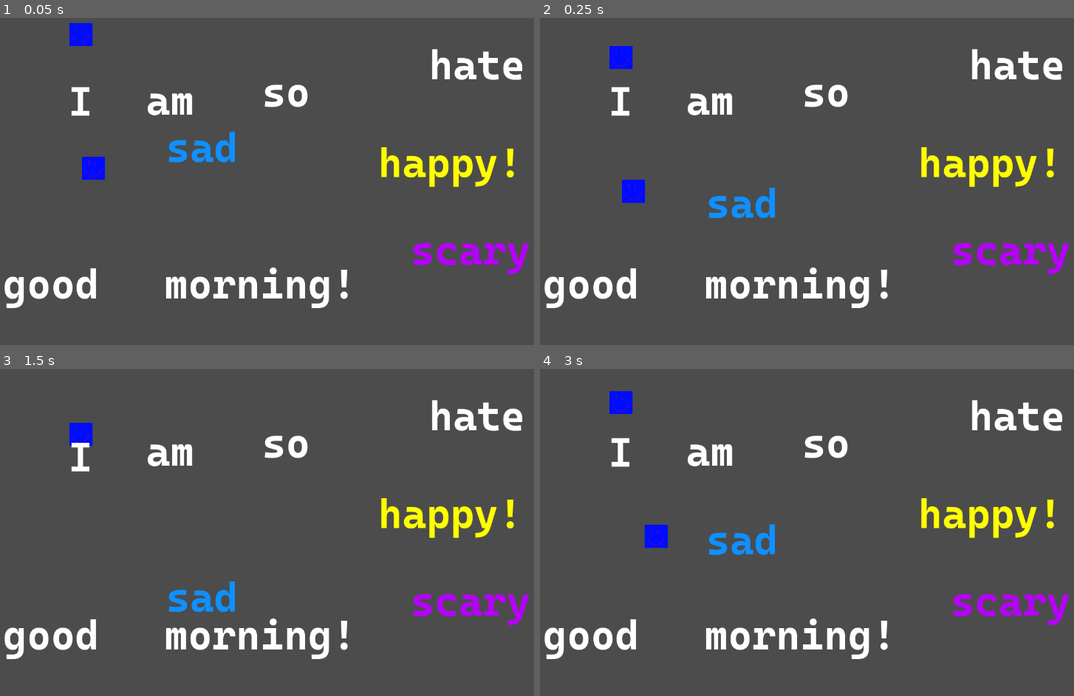
Above: before the commit, frames 1-4 (two rows, left to right).
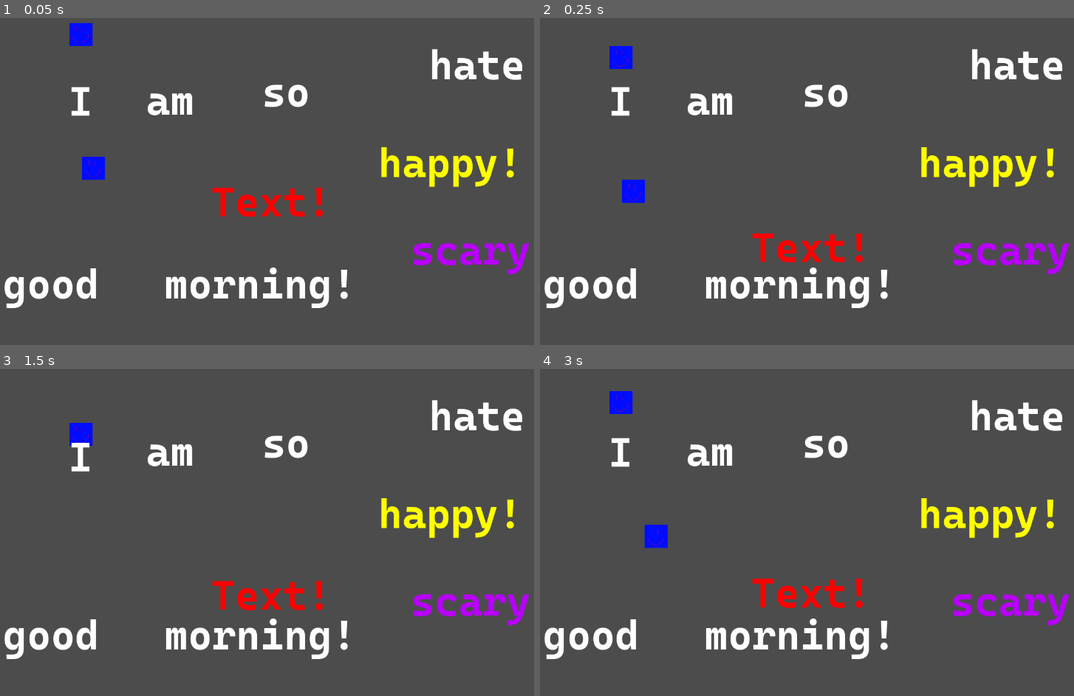
Above: after the commit, the same moments.

Repository: NitroGuy10/Chillennium2023
Game: Godot game, scene res://assets/Levels/Test_Level.tscn
The game is run twice, just before and just after one commit, with the same random seed, the same clock (stepped at 60 frames per second) and the same inputs.
Inputs:
- Up to frame 1 (0.05 s): no input
- Up to frame 2 (0.25 s): no input
- Up to frame 3 (1.5 s): hold Right (ui_right) from 0.53 s (still down); tap Shift (dash) at 0.6, 1.35 s; tap Up (ui_up) at 0.77 s
- Up to frame 4 (3 s): tap Up (ui_up) at 1.52 s; tap Enter at 2 s; release Right (ui_right) at 2.03 s; hold Left (ui_left) 2.03-2.78 s; tap Shift (dash) at 2.1, 2.85 s; tap R (reset) at 2.75 s; hold Right (ui_right) from 2.78 s (still down)

The runs differ from the first frame. In frame 1, 1.3% of the frame differs, in the area x 31-61%, y 34-61%; in frame 2, 1.3%; in frame 3, 1.2%; in frame 4, 1.3%.

Commit message:
Better pushable platforms

Diff:
--- a/assets/Levels/Test_Level.tscn
+++ b/assets/Levels/Test_Level.tscn
@@ -18,21 +18,6 @@
 position = Vector2( 190, 44 )
 scale = Vector2( 0.5, 0.5 )
 isPlayer2 = true
-
-[node name="PushableWord" parent="." instance=ExtResource( 2 )]
-position = Vector2( 378, 256 )
-scale = Vector2( 1.00516, 1 )
-__meta__ = {
-"_edit_group_": true
-}
-
-[node name="CollisionShape2D" parent="PushableWord/RigidBody2D" index="0"]
-position = Vector2( 107.5, 44.5 )
-scale = Vector2( 0.64185, 1 )
-
-[node name="RichTextLabel" parent="PushableWord/RigidBody2D/WordPlatformText" index="0"]
-custom_colors/default_color = Color( 0.0588235, 0.564706, 1, 1 )
-text = "sad"
 
 [node name="WordPlatformInteractable" parent="." instance=ExtResource( 4 )]
 position = Vector2( 167, 181 )
@@ -57,6 +42,9 @@
 [node name="RichTextLabel" parent="WordPlatformBreak/WordPlatformInteractable/WordPlatformText" index="0"]
 custom_colors/default_color = Color( 1, 1, 1, 1 )
 
+[node name="PushableWord" parent="." instance=ExtResource( 2 )]
+position = Vector2( 476, 385 )
+
 [node name="WordPlatformInteractable3" parent="." instance=ExtResource( 4 )]
 position = Vector2( 586, 161 )
 textString = "so"
@@ -75,8 +63,6 @@
 enableEmotion = true
 impartFear = true
 
-[editable path="PushableWord"]
-[editable path="PushableWord/RigidBody2D/WordPlatformText"]
 [editable path="WordPlatformBreak"]
 [editable path="WordPlatformBreak/WordPlatformInteractable"]
 [editable path="WordPlatformBreak/WordPlatformInteractable/WordPlatformText"]
--- a/assets/Objects/Player.tscn
+++ b/assets/Objects/Player.tscn
@@ -53,3 +53,25 @@
 
 [node name="CollisionShape2D" type="CollisionShape2D" parent="PlayerKinematicBody2D"]
 shape = SubResource( 2 )
+
+[node name="PushableWordRayCast" type="RayCast2D" parent="PlayerKinematicBody2D"]
+position = Vector2( -96, 96 )
+enabled = true
+cast_to = Vector2( 0, 24 )
+collision_mask = 256
+
+[node name="PushableWordRayCast2" type="RayCast2D" parent="PlayerKinematicBody2D"]
+position = Vector2( 96, 96 )
+enabled = true
+cast_to = Vector2( 0, 24 )
+collision_mask = 256
+
+[node name="CeilingRayCast" type="RayCast2D" parent="PlayerKinematicBody2D"]
+position = Vector2( 88, -96 )
+enabled = true
+cast_to = Vector2( 0, -16 )
+
+[node name="CeilingRayCast2" type="RayCast2D" parent="PlayerKinematicBody2D"]
+position = Vector2( -88, -96 )
+enabled = true
+cast_to = Vector2( 0, -16 )
--- a/assets/Objects/PlayerMovement.gd
+++ b/assets/Objects/PlayerMovement.gd
@@ -51,6 +51,10 @@
 	else:
 		return Input.is_action_just_pressed(key_name)
 
+func actually_is_on_floor():
+	return is_on_floor() || $PushableWordRayCast.is_colliding() || $PushableWordRayCast2.is_colliding()
+
+
 func _physics_process(delta):
 	if is_pressed_for_me("ui_left"):
 		velocity.x -= walkspeed
@@ -58,9 +62,15 @@
 		velocity.x += walkspeed
 	velocity.x *= horizontal_damping
 
+	# If standing on PushableWord
+	if $PushableWordRayCast.is_colliding() || $PushableWordRayCast2.is_colliding():
+		velocity.y = min(velocity.y, 0)
 
+	# If hitting head on ceiling
+	if $CeilingRayCast.is_colliding() || $CeilingRayCast2.is_colliding():
+		velocity.y = max(velocity.y, 0)
 
-	if is_on_floor():
+	if actually_is_on_floor():
 		if currentEmotion == "fear":
 			canDash = true
 		if is_pressed_for_me("ui_up"):
--- /dev/null
+++ b/assets/Objects/PushableWord.gd
@@ -0,0 +1,24 @@
+extends Node2D
+
+
+# Declare member variables here. Examples:
+# var a = 2
+# var b = "text"
+
+export var textString = "Text!"
+
+
+
+# Called when the node enters the scene tree for the first time.
+func _ready():
+	var richTextLabel = $RigidBody2D/WordPlatformText/RichTextLabel
+	richTextLabel.text = textString
+
+	var textBounds = richTextLabel.get_font("normal_font").get_string_size(richTextLabel.text) / 2
+	$RigidBody2D/CollisionShape2D.scale = textBounds
+	$RigidBody2D/CollisionShape2D.position = Vector2(textBounds.x, textBounds.y - 10)
+
+
+# Called every frame. 'delta' is the elapsed time since the previous frame.
+#func _process(delta):
+#	pass
--- a/assets/Objects/PushableWord.tscn
+++ b/assets/Objects/PushableWord.tscn
@@ -1,19 +1,28 @@
-[gd_scene load_steps=3 format=2]
+[gd_scene load_steps=4 format=2]
 
 [ext_resource path="res://assets/Objects/WordPlatformText.tscn" type="PackedScene" id=1]
+[ext_resource path="res://assets/Objects/PushableWord.gd" type="Script" id=2]
 
 [sub_resource type="RectangleShape2D" id=1]
-extents = Vector2( 173.5, 44.75 )
+extents = Vector2( 1, 1 )
 
 [node name="PushableWord" type="Node2D"]
+script = ExtResource( 2 )
 
 [node name="RigidBody2D" type="RigidBody2D" parent="."]
+collision_layer = 257
+collision_mask = 256
 mode = 2
 mass = 0.00102041
 gravity_scale = 42.92
 
 [node name="CollisionShape2D" type="CollisionShape2D" parent="RigidBody2D"]
-position = Vector2( 173.5, 44.5 )
 shape = SubResource( 1 )
 
 [node name="WordPlatformText" parent="RigidBody2D" instance=ExtResource( 1 )]
+
+[node name="RichTextLabel" parent="RigidBody2D/WordPlatformText" index="0"]
+custom_colors/default_color = Color( 1, 0, 0, 1 )
+text = "push"
+
+[editable path="RigidBody2D/WordPlatformText"]
Not shown, removed: assets/Objects/WordPlatformInteractable.tscn.tmp
